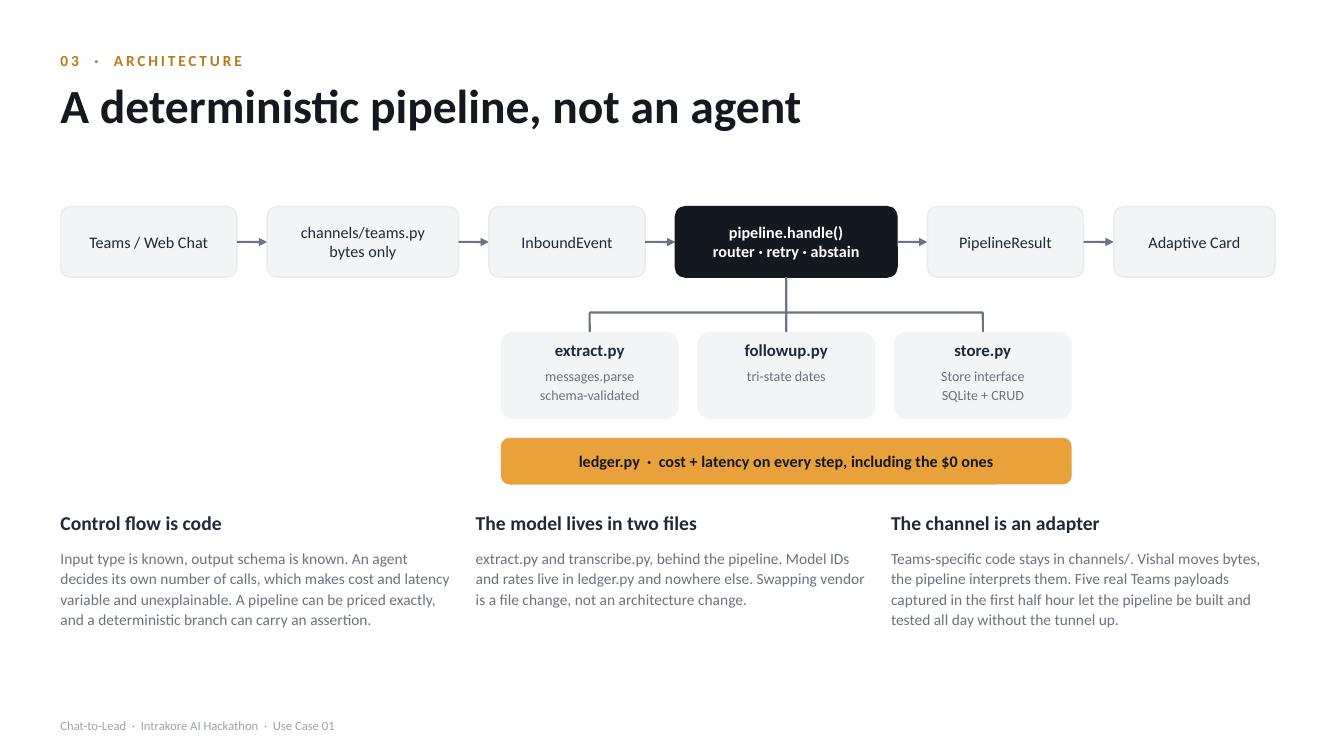
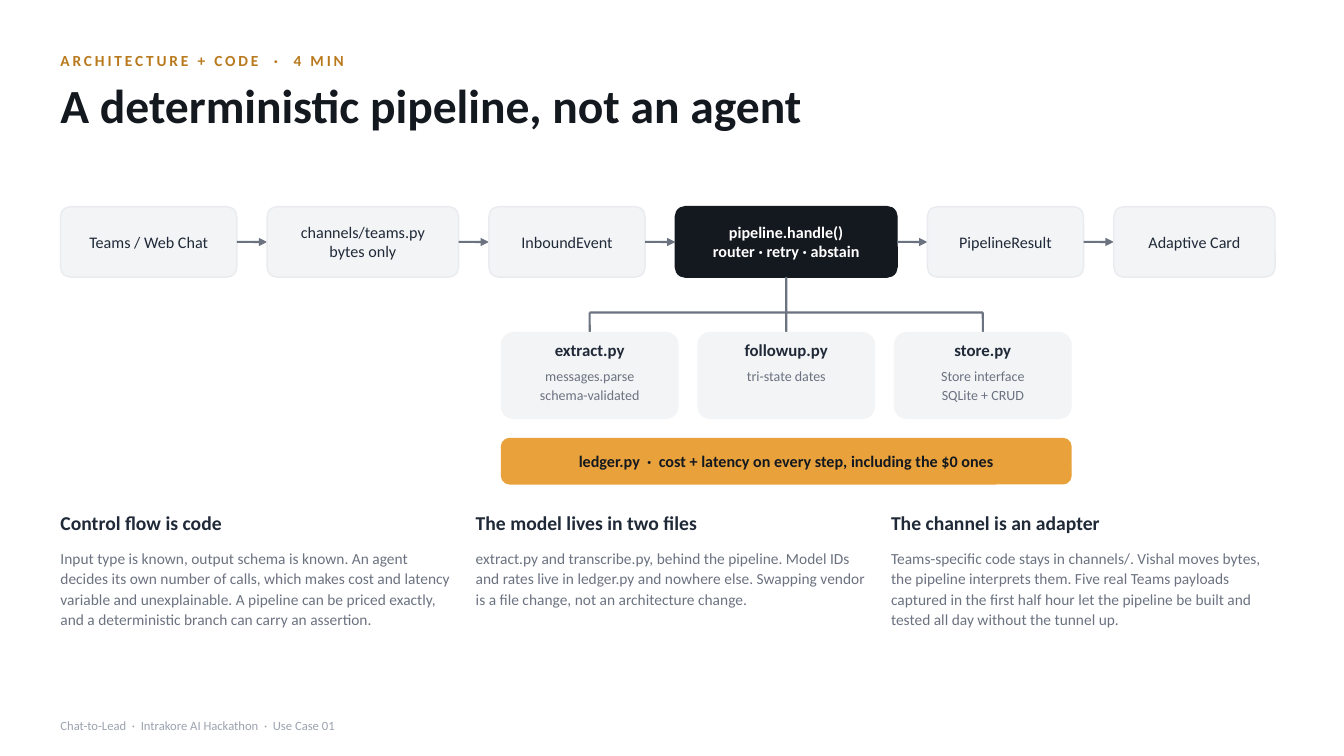
Before and after one commit to Iroh02/kore-agent-kit, a slide deck: slide 6 of chat-to-lead-deck.pptx (slide 4 before the commit). Drawn at 1344x756 pixels with LibreOffice and Linux fonts; fonts in the diff are those of the drawing. Boxes give left, top, right and bottom in pixels: in the first picture for what was removed or moved away, otherwise in the second. Text is boxed around its words. In the diff, an @@ line names an element or a change of style, - is before the commit and + after.

```diff
--- a/chat-to-lead-deck.pptx
+++ b/chat-to-lead-deck.pptx
@@ text at [60, 56, 343, 66]: text changed @@
-03 · ARCHITECTURE
+ARCHITECTURE + CODE · 4 MIN
```
Also in this commit, not shown: 11 other slides changed.
